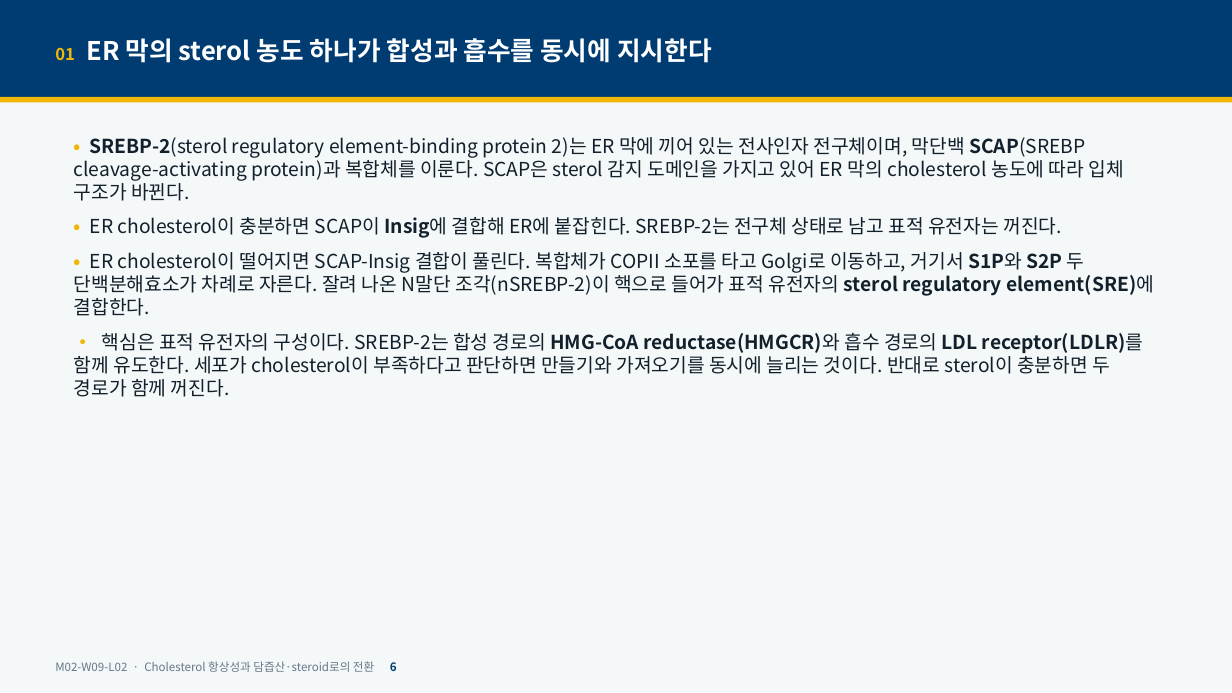
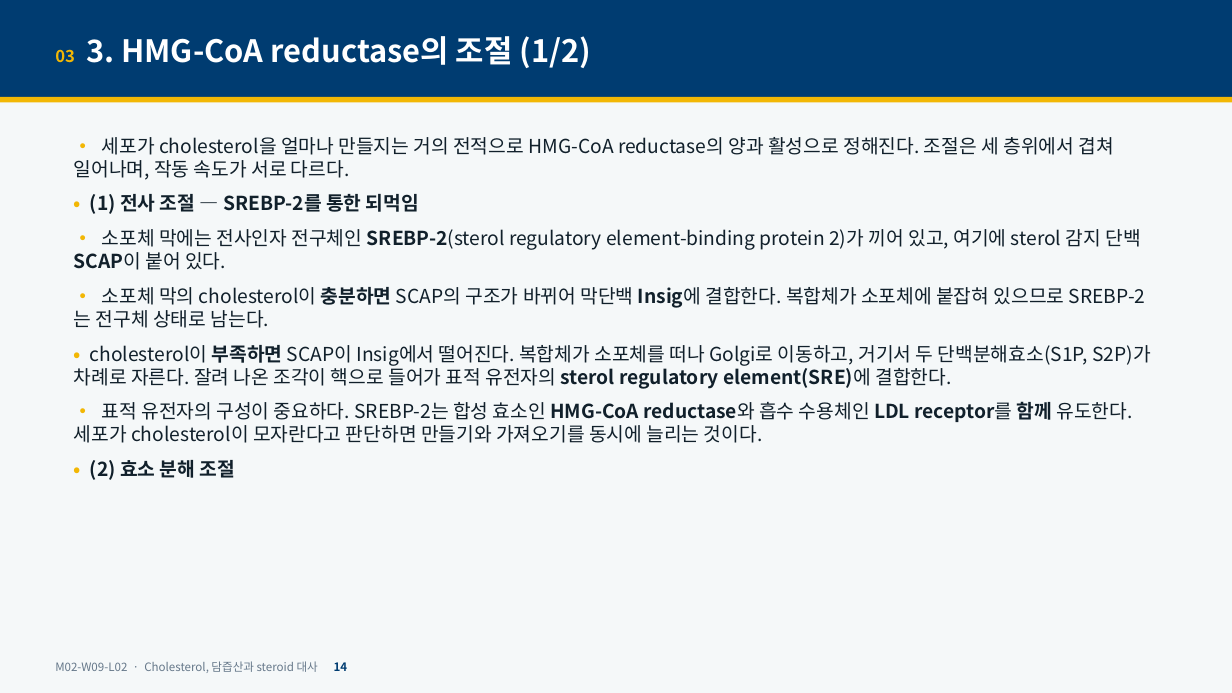
Before and after one commit to hoperiasd2/hoperiasd2.github.io, a slide deck: slide 14 of curriculum/M02/W09/L02/slides.pptx (slide 6 before the commit). Drawn at 1232x693 pixels with LibreOffice and Linux fonts; fonts in the diff are those of the drawing. Boxes give left, top, right and bottom in pixels: in the first picture for what was removed or moved away, otherwise in the second. Text is boxed around its words. In the diff, an @@ line names an element or a change of style, - is before the commit and + after.

```diff
--- a/curriculum/M02/W09/L02/slides.pptx
+++ b/curriculum/M02/W09/L02/slides.pptx
@@ text at (55, 36, 592, 68): text changed; size 20 to 24 pt @@
-01 ER 막의 sterol 농도 하나가 합성과 흡수를 동시에 지시한다
+03 3. HMG-CoA reductase의 조절 (1/2)
@@ text at (74, 137, 1151, 480): text changed @@
-• SREBP-2(sterol regulatory element-binding protein 2)는 ER 막에 끼어 있는 전사인자 전구체이며, 막단백 SCAP(SREBP cleavage-activating protein)과 복합체를 이룬다. SCAP은 sterol 감지 도메인을 가지고 있어 ER 막의 cholesterol 농도에 따라 입체 구조가 바뀐다.
-• ER cholesterol이 충분하면 SCAP이 Insig에 결합해 ER에 붙잡힌다. SREBP-2는 전구체 상태로 남고 표적 유전자는 꺼진다.
-• ER cholesterol이 떨어지면 SCAP-Insig 결합이 풀린다. 복합체가 COPII 소포를 타고 Golgi로 이동하고, 거기서 S1P와 S2P 두 단백분해효소가 차례로 자른다. 잘려 나온 N말단 조각(nSREBP-2)이 핵으로 들어가 표적 유전자의 sterol regulatory element(SRE)에 결합한다.
-• 핵심은 표적 유전자의 구성이다. SREBP-2는 합성 경로의 HMG-CoA reductase(HMGCR)와 흡수 경로의 LDL receptor(LDLR)를 함께 유도한다. 세포가 cholesterol이 부족하다고 판단하면 만들기와 가져오기를 동시에 늘리는 것이다. 반대로 sterol이 충분하면 두 경로가 함께 꺼진다.
+• 세포가 cholesterol을 얼마나 만들지는 거의 전적으로 HMG-CoA reductase의 양과 활성으로 정해진다. 조절은 세 층위에서 겹쳐 일어나며, 작동 속도가 서로 다르다.
+• (1) 전사 조절 — SREBP-2를 통한 되먹임
+• 소포체 막에는 전사인자 전구체인 SREBP-2(sterol regulatory element-binding protein 2)가 끼어 있고, 여기에 sterol 감지 단백 SCAP이 붙어 있다.
+• 소포체 막의 cholesterol이 충분하면 SCAP의 구조가 바뀌어 막단백 Insig에 결합한다. 복합체가 소포체에 붙잡혀 있으므로 SREBP-2는 전구체 상태로 남는다.
+• cholesterol이 부족하면 SCAP이 Insig에서 떨어진다. 복합체가 소포체를 떠나 Golgi로 이동하고, 거기서 두 단백분해효소(S1P, S2P)가 차례로 자른다. 잘려 나온 조각이 핵으로 들어가 표적 유전자의 sterol regulatory element(SRE)에 결합한다.
+• 표적 유전자의 구성이 중요하다. SREBP-2는 합성 효소인 HMG-CoA reductase와 흡수 수용체인 LDL receptor를 함께 유도한다. 세포가 cholesterol이 모자란다고 판단하면 만들기와 가져오기를 동시에 늘리는 것이다.
+• (2) 효소 분해 조절
@@ text at (55, 661, 348, 673): text changed @@
-M02-W09-L02 · Cholesterol 항상성과 담즙산·steroid로의 전환 6
+M02-W09-L02 · Cholesterol, 담즙산과 steroid 대사 14
```
Also in this commit, not shown: 32 other slides changed, 11 slides added, 10 slides removed, 10 other files.
